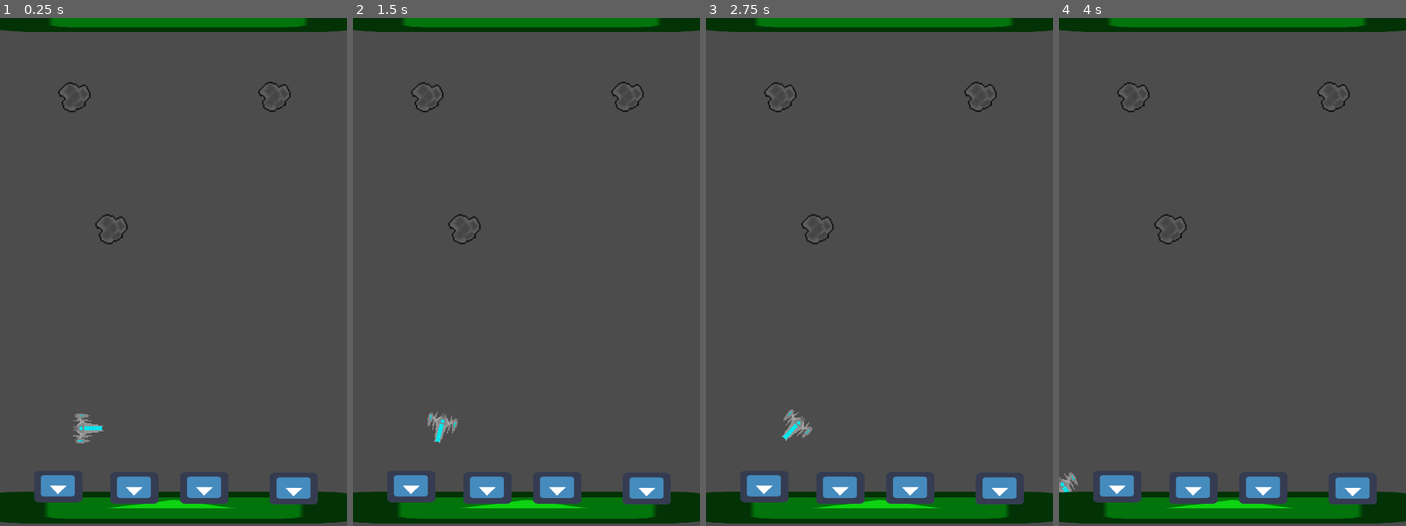
Above: before the commit, frames 1-4 (left to right).
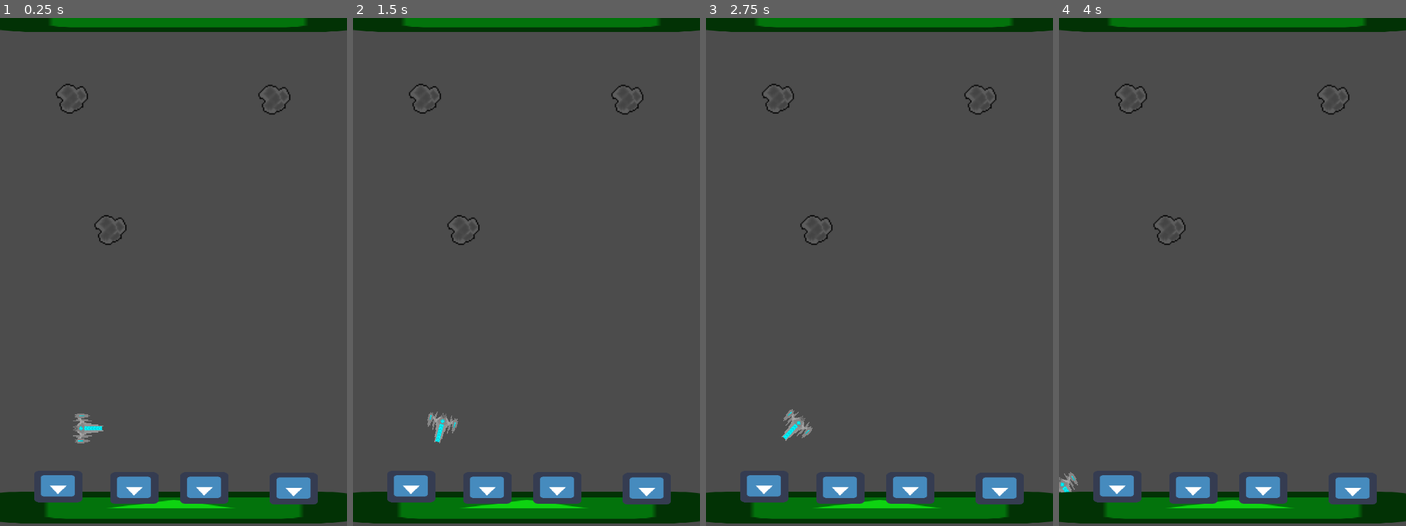
Above: after the commit, the same moments.

Repository: DaVinci789/asteroidblast
Game: Godot game, scene res://world.tscn
The game is run twice, just before and just after one commit, with the same random seed, the same clock (stepped at 60 frames per second) and the same inputs. The engine's default icon, where the game draws it, is replaced by a stand-in: a white triangle on a blue panel in a dark square.
Inputs:
- Up to frame 1 (0.25 s): no input
- Up to frame 2 (1.5 s): tap Enter at 0.5 s; hold Right (ui_right) 0.53-1.28 s; tap Space (ui_select) at 0.77 s; hold Left (ui_left) from 1.28 s (still down)
- Up to frame 3 (2.75 s): tap Space (ui_select) at 1.52 s; release Left (ui_left) at 2.03 s; hold Right (ui_right) from 2.03 s (still down)
- Up to frame 4 (4 s): release Right (ui_right) at 2.78 s; hold Up (ui_up) 2.78-3.53 s; tap Space (ui_select) at 3.02, 3.77 s; hold Left (ui_left) from 3.53 s (still down)

The runs differ from the first frame. In frame 1, 0.4% of the frame differs, in the area x 16-84%, y 12-45%; in frame 2, 0.4%; in frame 3, 0.4%; in frame 4, 0.4%.

Commit message:
make rudimentary asteroid_spawner
TODO: instance asteroid_spawner into another scene, fix weird disappearing bugs.

Diff:
--- a/asteroid.gd
+++ b/asteroid.gd
@@ -1,4 +1,6 @@
 extends RigidBody2D
+
+signal destroyed
 
 var screenbuffer = 20
 var screensize = get_viewport_rect().size
@@ -11,3 +13,10 @@
 	position.x = wrapf(position.x, -screenbuffer, screensize.x + screenbuffer)
 	position.y = wrapf(position.y, -screenbuffer, screensize.y + screenbuffer)
 	pass
+
+
+func _on_asteroid_body_entered(body):
+	if "building" in body.name:
+		emit_signal("destroyed")
+		queue_free()
+	pass # replace with function body
--- a/asteroid.tscn
+++ b/asteroid.tscn
@@ -21,8 +21,8 @@
 gravity_scale = 0.0
 custom_integrator = false
 continuous_cd = 0
-contacts_reported = 0
-contact_monitor = false
+contacts_reported = 2
+contact_monitor = true
 sleeping = false
 can_sleep = false
 linear_velocity = Vector2( 0, 0 )
@@ -43,3 +43,5 @@
 position = Vector2( -0.826891, 5.30489 )
 scale = Vector2( 2.39002, 2.39002 )
 texture = ExtResource( 2 )
+
+[connection signal="body_entered" from="." to="." method="_on_asteroid_body_entered"]
--- /dev/null
+++ b/asteroid_spawner.gd
@@ -0,0 +1,27 @@
+extends Node2D
+
+# class member variables go here, for example:
+# var a = 2
+# var b = "textvar"
+
+var asteroid_scene = preload("res://asteroid.tscn")
+
+func _ready():
+	# Called when the node is added to the scene for the first time.
+	# Initialization here
+	pass
+
+func create_asteroid():
+	var asteroid = asteroid_scene.instance()
+	asteroid.connect("destroyed", self, "_on_asteroid_destroyed")
+	add_child(asteroid)
+	pass
+
+func _process(delta):
+	# Called every frame. Delta is time since last frame.
+	# Update game logic here.
+	pass
+
+func _on_asteroid_destroyed():
+	create_asteroid()
+	pass
--- a/building.tscn
+++ b/building.tscn
@@ -35,7 +35,6 @@
 [node name="hitbox" type="Area2D" parent="." index="2"]
 
 rotation = 1.42109e-014
-scale = Vector2( 1, 1 )
 input_pickable = true
 gravity_vec = Vector2( 0, 1 )
 gravity = 98.0
--- /dev/null
+++ b/world.gd
@@ -0,0 +1,18 @@
+extends Node2D
+
+# class member variables go here, for example:
+# var a = 2
+# var b = "textvar"
+
+func _ready():
+	# Called when the node is added to the scene for the first time.
+	# Initialization here
+	for node in get_tree().get_nodes_in_group("asteroid_spawner"):
+		print(node)
+		node.create_asteroid()
+	pass
+
+#func _process(delta):
+#	# Called every frame. Delta is time since last frame.
+#	# Update game logic here.
+#	pass
--- a/world.tscn
+++ b/world.tscn
@@ -1,72 +1,82 @@
-[gd_scene load_steps=6 format=2]
+[gd_scene load_steps=7 format=2]
 
-[ext_resource path="res://ship.tscn" type="PackedScene" id=1]
-[ext_resource path="res://asteroid.tscn" type="PackedScene" id=2]
+[ext_resource path="res://world.gd" type="Script" id=1]
+[ext_resource path="res://ship.tscn" type="PackedScene" id=2]
 [ext_resource path="res://planet.tscn" type="PackedScene" id=3]
 [ext_resource path="res://wall.tscn" type="PackedScene" id=4]
 [ext_resource path="res://building.tscn" type="PackedScene" id=5]
+[ext_resource path="res://asteroid_spawner.gd" type="Script" id=6]
 
 [node name="world" type="Node2D" index="0"]
 
-[node name="ship" parent="." index="0" instance=ExtResource( 1 )]
+script = ExtResource( 1 )
+
+[node name="ship" parent="." index="0" instance=ExtResource( 2 )]
 
 position = Vector2( 176.698, 826.767 )
 lazer_speed = 1000
-lazer_spin = 2000
 
-[node name="asteroid" parent="." index="1" instance=ExtResource( 2 )]
-
-position = Vector2( 151, 158 )
-
-[node name="asteroid2" parent="." index="2" instance=ExtResource( 2 )]
-
-position = Vector2( 226, 424 )
-
-[node name="asteroid3" parent="." index="3" instance=ExtResource( 2 )]
-
-position = Vector2( 555.6, 157.123 )
-scale = Vector2( 2.68373, 2.5598 )
-
-[node name="StaticBody2D" parent="." index="4" instance=ExtResource( 3 )]
+[node name="StaticBody2D" parent="." index="1" instance=ExtResource( 3 )]
 
 position = Vector2( 353.081, -4.20473 )
 scale = Vector2( 11.4569, 1 )
 collision_layer = 2
 _sections_unfolded = [ "Collision", "Transform", "Visibility" ]
 
-[node name="StaticBody2D2" parent="." index="5" instance=ExtResource( 3 )]
+[node name="StaticBody2D2" parent="." index="2" instance=ExtResource( 3 )]
 
 position = Vector2( 344.269, 986.413 )
 scale = Vector2( 11.4569, 1 )
 collision_layer = 2
 _sections_unfolded = [ "Collision" ]
 
-[node name="wall" parent="." index="6" instance=ExtResource( 4 )]
+[node name="wall" parent="." index="3" instance=ExtResource( 4 )]
 
 position = Vector2( 5.0351, 486.74 )
 scale = Vector2( 1, 14.7945 )
 collision_layer = 2
 _sections_unfolded = [ "Collision", "Pickable" ]
 
-[node name="wall2" parent="." index="7" instance=ExtResource( 4 )]
+[node name="wall2" parent="." index="4" instance=ExtResource( 4 )]
 
 position = Vector2( 700.48, 499.103 )
 scale = Vector2( 1, 14.7945 )
 collision_layer = 2
 _sections_unfolded = [ "Collision" ]
 
-[node name="building" parent="." index="8" instance=ExtResource( 5 )]
+[node name="building" parent="." index="5" instance=ExtResource( 5 )]
 
 position = Vector2( 116.403, 944.534 )
 
-[node name="building2" parent="." index="9" instance=ExtResource( 5 )]
+[node name="building2" parent="." index="6" instance=ExtResource( 5 )]
 
 position = Vector2( 270.151, 947.549 )
 
-[node name="building3" parent="." index="10" instance=ExtResource( 5 )]
+[node name="building3" parent="." index="7" instance=ExtResource( 5 )]
 
 position = Vector2( 411.841, 947.549 )
 
-[node name="building4" parent="." index="11" instance=ExtResource( 5 )]
+[node name="building4" parent="." index="8" instance=ExtResource( 5 )]
 
 position = Vector2( 592.722, 949.056 )
+
+[node name="asteroid_spawner" type="Node2D" parent="." index="9" groups=[
+"asteroid_spawner",
+]]
+
+position = Vector2( 146.199, 161.004 )
+script = ExtResource( 6 )
+
+[node name="asteroid_spawner2" type="Node2D" parent="." index="10" groups=[
+"asteroid_spawner",
+]]
+
+position = Vector2( 223.925, 425.642 )
+script = ExtResource( 6 )
+
+[node name="asteroid_spawner3" type="Node2D" parent="." index="11" groups=[
+"asteroid_spawner",
+]]
+
+position = Vector2( 555.185, 162.854 )
+script = ExtResource( 6 )
